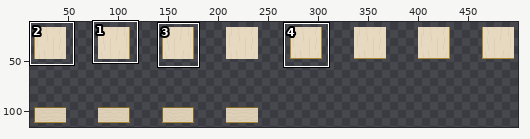
Edited in one commit: pixel-art file (assets/sprites/environment/inside-tiles.aseprite). The picture above shows the old version from afar; the outline marks the close-up.
Close-up. Earlier state:
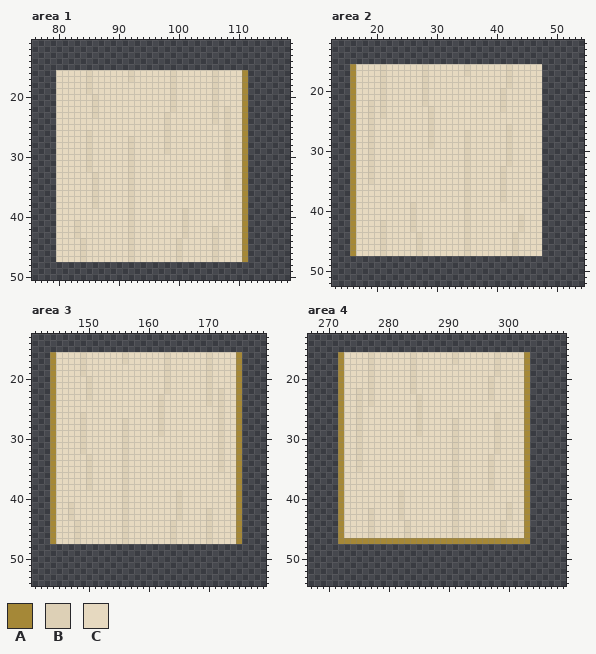
640x640 pixels, 1 frame. Shown: area 1: x 76..118, y 11..50; area 2: x 13..54, y 12..52; area 3: x 141..179, y 13..54; area 4: x 267..309, y 13..54. The wide view leaves out empty margins. The commit also changed other parts of the picture, which this record leaves out.
Palette (. is transparent): A #a58837  B #ddd0b6  C #e6d9c0
New version:
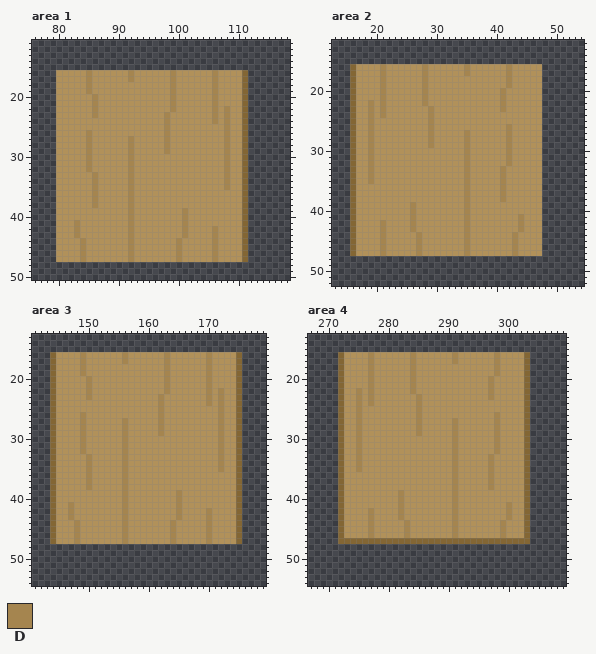
Colours new in this view: D #a5854f
From old to new:
Colour A changes from #a58837 to #836634.
Colour C changes from #e6d9c0 to #b1915a.
Area 1:
Colour B gives way to colour D in rows 16 to 17 at x 85, 92, 99 and 106; in rows 18 to 19 at x 85, 99 and 106; in rows 20 to 21 at x 86, 99 and 106; in row 22 at x 86, 99, 106 and 108; in row 23 at x 86, 98, 106 and 108; in row 24 at x 98, 106 and 108.
Colour B gives way to colour D in row 25 at x 98 and 108; in row 26 at x 85, 98 and 108; in rows 27 to 29 at x 85, 92, 98 and 108; in rows 30 to 32 at x 85, 92 and 108; in rows 33 to 35 at x 86, 92 and 108; in rows 36 to 38 at x 86 and 92.
Colour B gives way to colour D in rows 39 to 40 at x 92 and 101; in row 41 at x 83, 92 and 101; in rows 42 to 43 at x 83, 92, 101 and 106; in rows 44 to 47 at x 84, 92, 100 and 106.
Area 2:
Colour B gives way to colour D in rows 16 to 17 at x 21, 28, 35 and 42; in rows 18 to 19 at x 21, 28 and 42; in rows 20 to 21 at x 21, 28 and 41; in row 22 at x 19, 21, 28 and 41; in row 23 at x 19, 21, 29 and 41; in row 24 at x 19, 21 and 29.
Colour B gives way to colour D in row 25 at x 19 and 29; in row 26 at x 19, 29 and 42; in rows 27 to 29 at x 19, 29, 35 and 42; in rows 30 to 32 at x 19, 35 and 42; in rows 33 to 35 at x 19, 35 and 41; in rows 36 to 38 at x 35 and 41.
Colour B gives way to colour D in rows 39 to 40 at x 26 and 35; in row 41 at x 26, 35 and 44; in rows 42 to 43 at x 21, 26, 35 and 44; in rows 44 to 47 at x 21, 27, 35 and 43.
Area 3:
Colour B gives way to colour D in rows 16 to 17 at x 149, 156, 163 and 170; in rows 18 to 19 at x 149, 163 and 170; in rows 20 to 21 at x 150, 163 and 170; in row 22 at x 150, 163, 170 and 172; in row 23 at x 150, 162, 170 and 172; in row 24 at x 162, 170 and 172.
Colour B gives way to colour D in row 25 at x 162 and 172; in row 26 at x 149, 162 and 172; in rows 27 to 29 at x 149, 156, 162 and 172; in rows 30 to 32 at x 149, 156 and 172; in rows 33 to 35 at x 150, 156 and 172; in rows 36 to 38 at x 150 and 156.
Colour B gives way to colour D in rows 39 to 40 at x 156 and 165; in row 41 at x 147, 156 and 165; in rows 42 to 43 at x 147, 156, 165 and 170; in rows 44 to 47 at x 148, 156, 164 and 170.
Area 4:
Colour B gives way to colour D in rows 16 to 17 at x 277, 284, 291 and 298; in rows 18 to 19 at x 277, 284 and 298; in rows 20 to 21 at x 277, 284 and 297; in row 22 at x 275, 277, 284 and 297; in row 23 at x 275, 277, 285 and 297; in row 24 at x 275, 277 and 285.
Colour B gives way to colour D in row 25 at x 275 and 285; in row 26 at x 275, 285 and 298; in rows 27 to 29 at x 275, 285, 291 and 298; in rows 30 to 32 at x 275, 291 and 298; in rows 33 to 35 at x 275, 291 and 297; in rows 36 to 38 at x 291 and 297.
Colour B gives way to colour D in rows 39 to 40 at x 282 and 291; in row 41 at x 282, 291 and 300; in rows 42 to 43 at x 277, 282, 291 and 300; in rows 44 to 46 at x 277, 283, 291 and 299.
Where, in picture pixels (left, top, right, bottom), the same in both close-ups:
changed: (56, 70, 248, 262)
changed: (350, 64, 542, 256)
changed: (50, 352, 242, 544)
changed: (338, 352, 530, 544)
